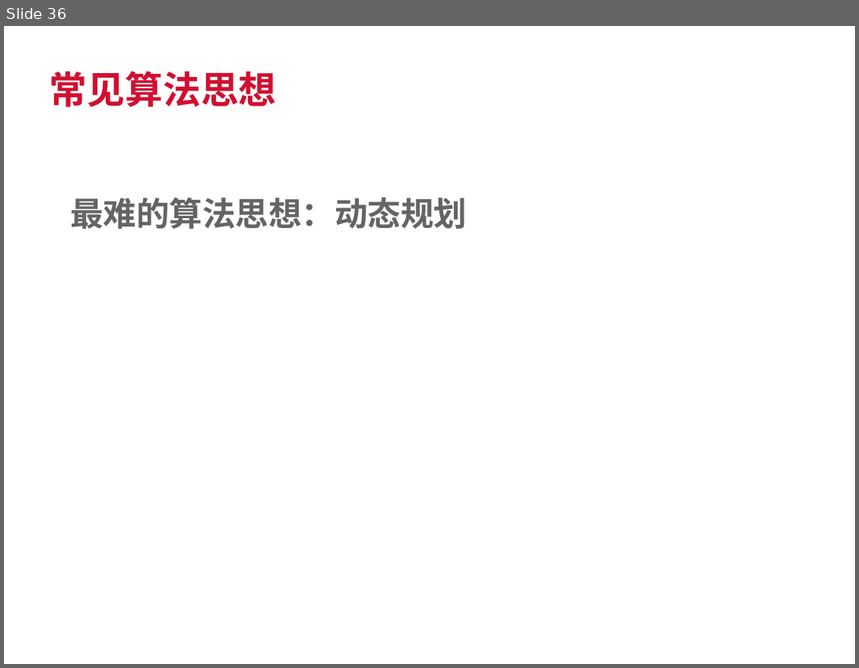
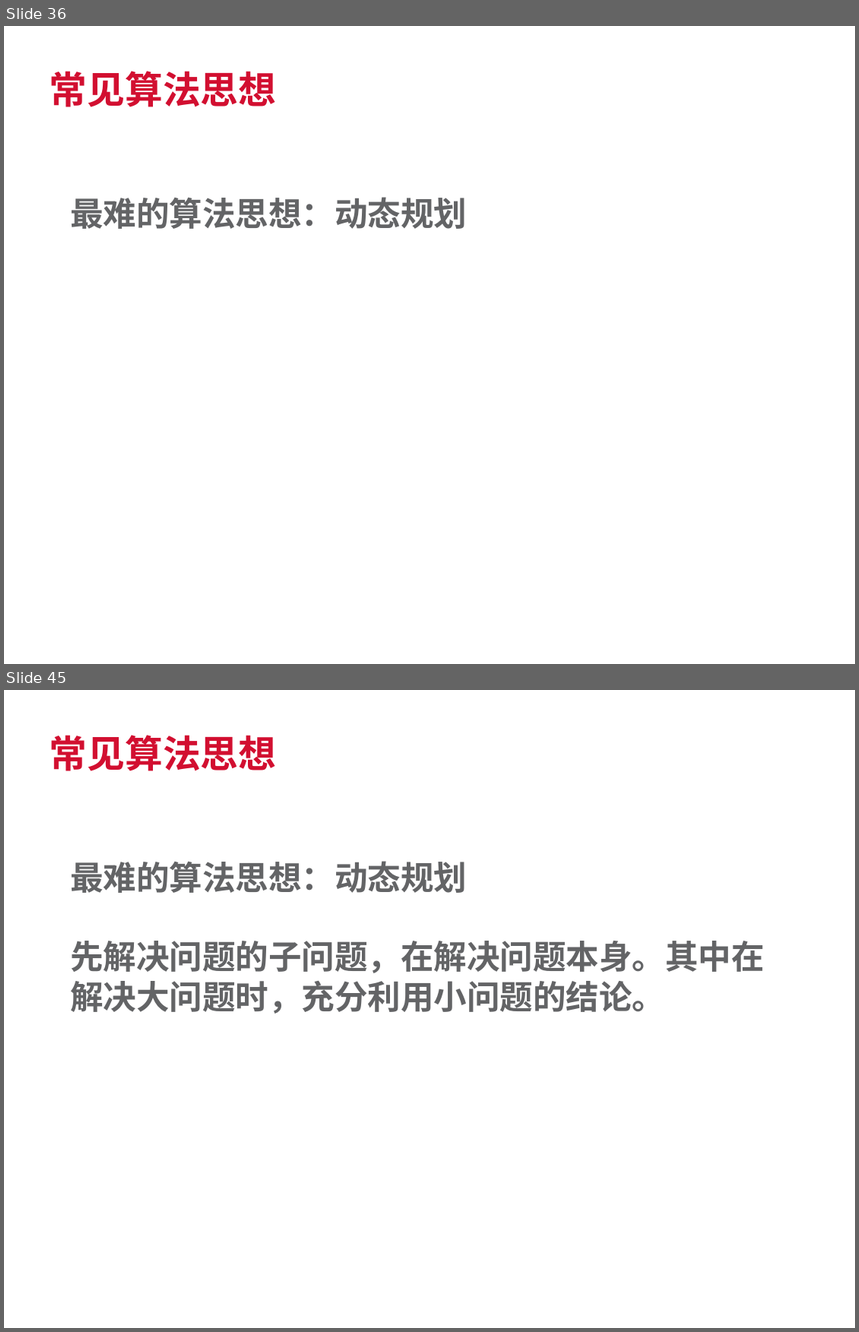
Before and after one commit to SherlockGn/documents, a slide deck: trendmicro template.pptx. Shown one above the other, each under a label of ours: slide 36 before the commit, slides 36 and 45 after it; the slides between them are not shown. The pictures are 859x668 and 859x1332 pixels, drawn with LibreOffice and Linux fonts; fonts in the diff are those of the drawing; background and template pictures are left out. Boxes give left, top, right and bottom in pixels: in the first picture for what was removed or moved away, otherwise in the second. Text is boxed around its words. In the diff, an @@ line names an element or a change of style, - is before the commit and + after.

```diff
--- a/trendmicro template.pptx
+++ b/trendmicro template.pptx
@@ slide 45 added at (4,690,855,1328), background #FFFFFF @@
@@ title added at (50,735,277,771), 32 pt, text #D20F30, bold @@
+常见算法思想
@@ text added at (70,861,764,1014), 28 pt, text #636466, bold @@
+最难的算法思想：动态规划
+先解决问题的子问题，在解决问题本身。其中在解决大问题时，充分利用小问题的结论。
@@ text added at (10,1300,111,1320), 9 pt, text #FFFFFF @@
+04/25/2016
```
Also in this commit, not shown: 1 slide changed, 9 other slides added, 4 other files.
